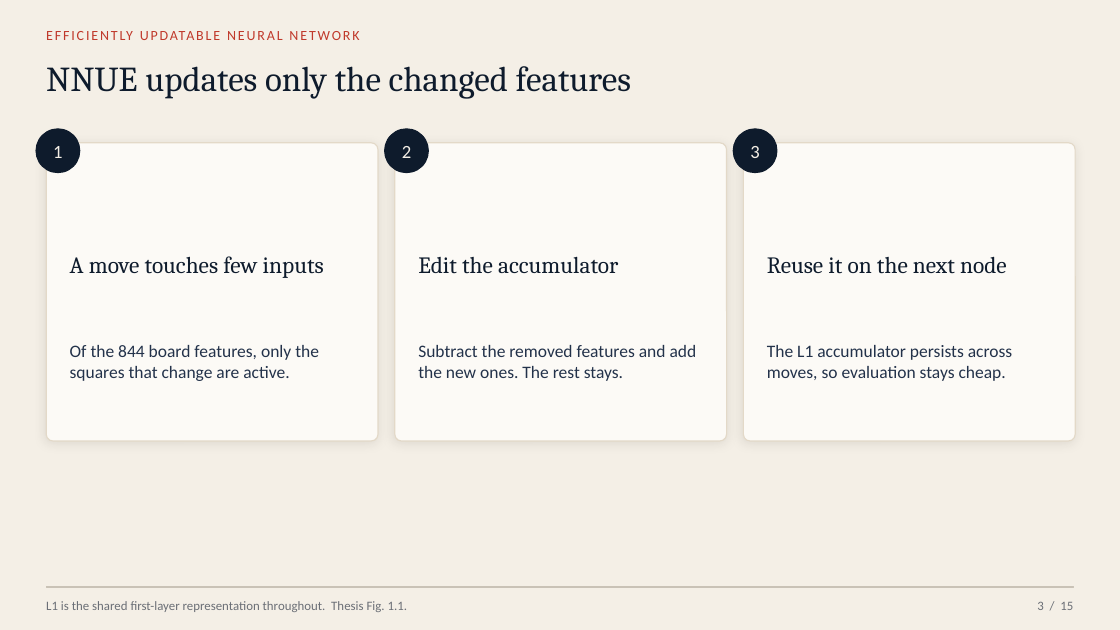
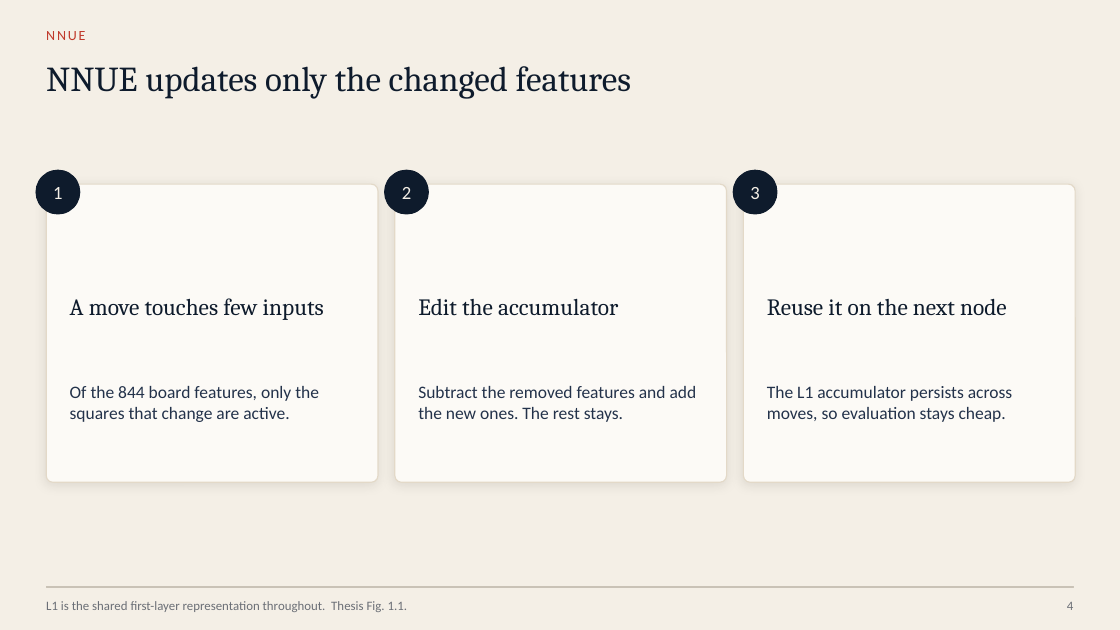
Before and after one commit to Omega97/masters-thesis-unsupervised-bucketing, a slide deck: slide 4 of Presentation/Chess_MoE_defense.pptx. Drawn at 1120x630 pixels with LibreOffice and Linux fonts; fonts in the diff are those of the drawing. Boxes give left, top, right and bottom in pixels: in the first picture for what was removed or moved away, otherwise in the second. Text is boxed around its words. In the diff, an @@ line names an element or a change of style, - is before the commit and + after.

```diff
--- a/Presentation/Chess_MoE_defense.pptx
+++ b/Presentation/Chess_MoE_defense.pptx
@@ text at [46,31,85,40]: text changed @@
-EFFICIENTLY UPDATABLE NEURAL NETWORK
+NNUE
@@ 9 texts, 3 rounded rectangles, 3 ellipses: place and size @@
-9 texts, 3 rounded rectangles, 3 ellipses at [36,129,1075,441]
+9 texts, 3 rounded rectangles, 3 ellipses at [36,171,1075,482]
@@ text at [1067,602,1073,610]: text changed @@
-3 / 15
+4
```
Also in this commit, not shown: 17 other slides changed, 8 slides added.
